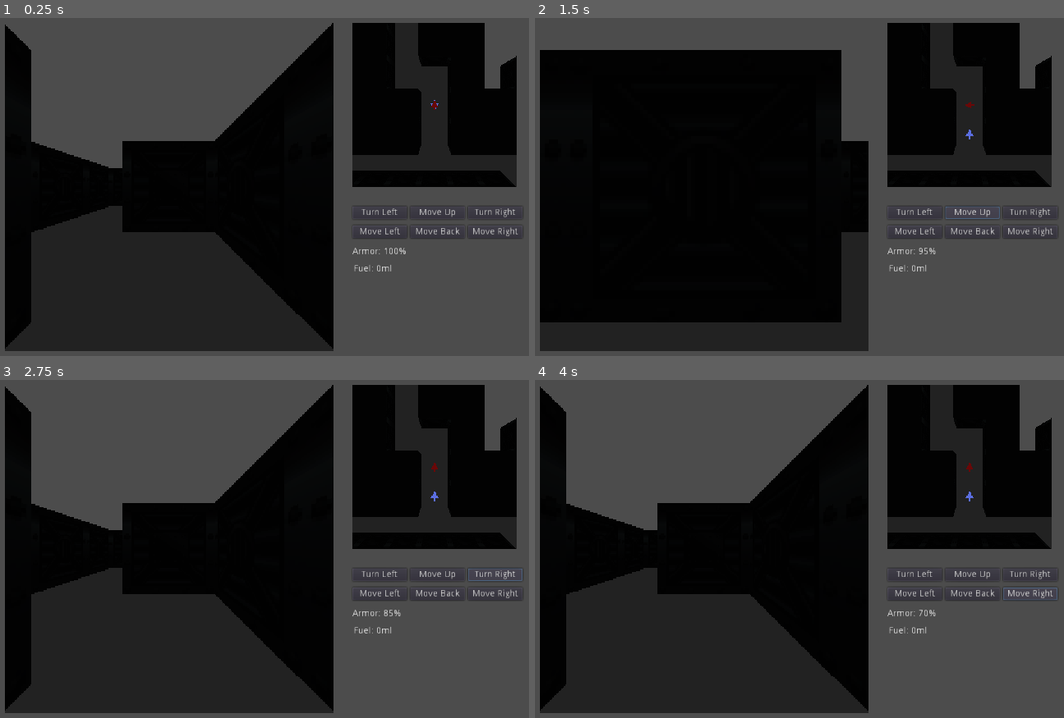
Above: before the commit, frames 1-4 (two rows, left to right).
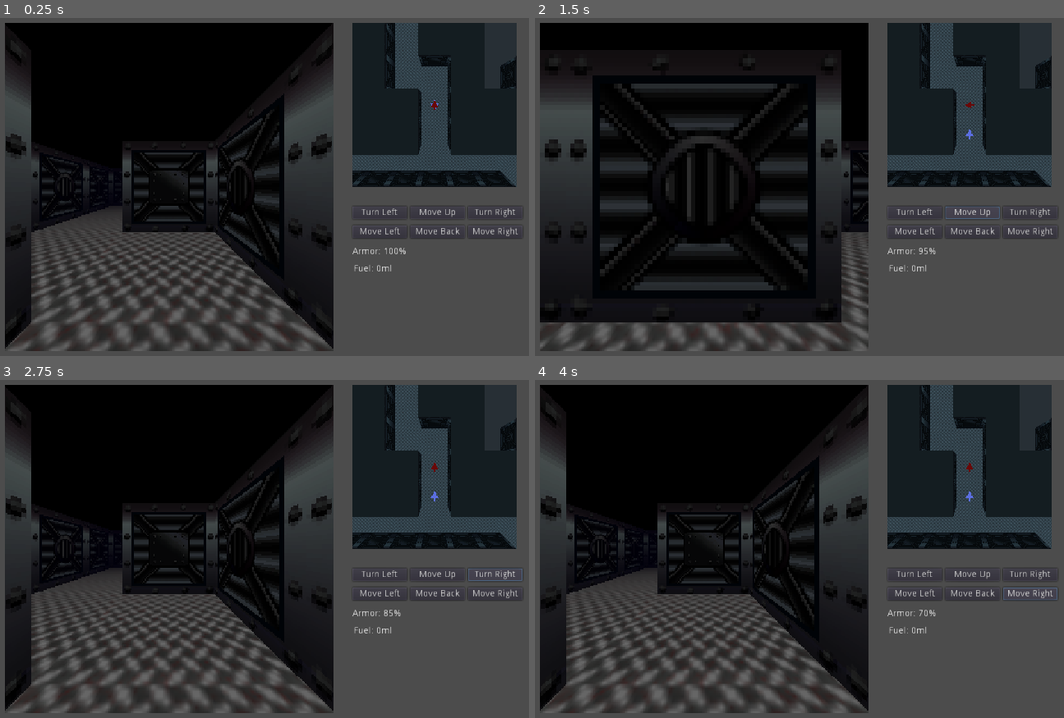
Above: after the commit, the same moments.

Repository: archaeopteryx4216/dungeon-crawler-jam-2021
Game: Godot game, scene res://main.tscn
The game is run twice, just before and just after one commit, with the same random seed, the same clock (stepped at 60 frames per second) and the same inputs.
Inputs:
- Up to frame 1 (0.25 s): no input
- Up to frame 2 (1.5 s): click "Turn Left" at 0.5 s; click "Move Up" at 1.25 s
- Up to frame 3 (2.75 s): click "Turn Right" at 2 s
- Up to frame 4 (4 s): click "Move Left" at 2.75 s; click "Move Right" at 3.5 s

The runs differ from the first frame. In frame 1, 50% of the frame differs, in the area x 0-98%, y 1-99%; in frame 2, 37%; in frame 3, 50%; in frame 4, 50%.

Commit message:
Implemented Floor Texture and distance fog

Diff:
--- a/floor_mesh_library.tres
+++ b/floor_mesh_library.tres
@@ -1,11 +1,8 @@
 [gd_resource type="MeshLibrary" load_steps=5 format=2]
 
-[sub_resource type="SpatialMaterial" id=1]
-resource_name = "None"
-albedo_color = Color( 0.8, 0.8, 0.8, 1 )
-metallic = 0.8
+[ext_resource path="res://map_mesh/diamondtread.material" type="Material" id=1]
 
-[sub_resource type="ArrayMesh" id=2]
+[sub_resource type="ArrayMesh" id=1]
 surfaces/0 = {
 "aabb": AABB( -1, -1, -1, 2.00001, 0.00999999, 2 ),
 "array_data": PoolByteArray( 0, 0, 128, 63, 0, 0, 128, 191, 0, 0, 128, 191, 0, 129, 0, 0, 127, 0, 0, 127, 0, 60, 0, 60, …(2119 unchanged characters)…
@@ -13,14 +10,14 @@
 "blend_shape_data": [  ],
 "format": 97559,
 "index_count": 36,
-"material": SubResource( 1 ),
+"material": ExtResource( 1 ),
 "name": "None",
 "primitive": 4,
 "skeleton_aabb": [  ],
 "vertex_count": 24
 }
 
-[sub_resource type="Image" id=3]
+[sub_resource type="Image" id=2]
 data = {
 "data": PoolByteArray( 0, 0, 0, 0, 0, 0, 0, 0, 0, 0, 0, 0, 0, 0, 0, 0, 0, 0, 0, 0, 0, 0, 0, 0, 0, 0, 0, 0, 0, 0, 0, 0,  …(109308 unchanged characters)…
 "format": "RGBAHalf",
@@ -29,14 +26,14 @@
 "width": 64
 }
 
-[sub_resource type="ImageTexture" id=4]
-image = SubResource( 3 )
+[sub_resource type="ImageTexture" id=3]
+image = SubResource( 2 )
 size = Vector2( 64, 64 )
 
 [resource]
 item/0/name = "floor panel"
-item/0/mesh = SubResource( 2 )
+item/0/mesh = SubResource( 1 )
 item/0/mesh_transform = null
 item/0/shapes = [  ]
 item/0/navmesh_transform = Transform( 1, 0, 0, 0, 1, 0, 0, 0, 1, 0, 0, 0 )
-item/0/preview = SubResource( 4 )
+item/0/preview = SubResource( 3 )
--- a/main.tscn
+++ b/main.tscn
@@ -10,7 +10,19 @@
 [ext_resource path="res://floor_mesh_library.tres" type="MeshLibrary" id=9]
 [ext_resource path="res://flame.tscn" type="PackedScene" id=10]
 
-[sub_resource type="Environment" id=1]
+[sub_resource type="ProceduralSky" id=1]
+
+[sub_resource type="Environment" id=2]
+background_mode = 2
+background_sky = SubResource( 1 )
+
+[sub_resource type="Environment" id=3]
+background_mode = 1
+ambient_light_color = Color( 1, 1, 1, 1 )
+fog_enabled = true
+fog_color = Color( 0.00392157, 0, 0.0509804, 1 )
+fog_depth_begin = 2.0
+fog_depth_end = 10.0
 
 [node name="Control" type="Control"]
 anchor_right = 0.838
@@ -95,6 +107,7 @@
 
 [node name="overhead_camera" type="Camera" parent="side_view/overhead_viewport/overhead_pos"]
 cull_mask = 1048573
+environment = SubResource( 2 )
 near = 0.01
 far = 10.0
 
@@ -186,7 +199,7 @@
 }
 
 [node name="WorldEnvironment" type="WorldEnvironment" parent="."]
-environment = SubResource( 1 )
+environment = SubResource( 3 )
 
 [node name="enemies" type="Spatial" parent="."]
 
Not shown: 1 places in main.tscn that only renumber resources
